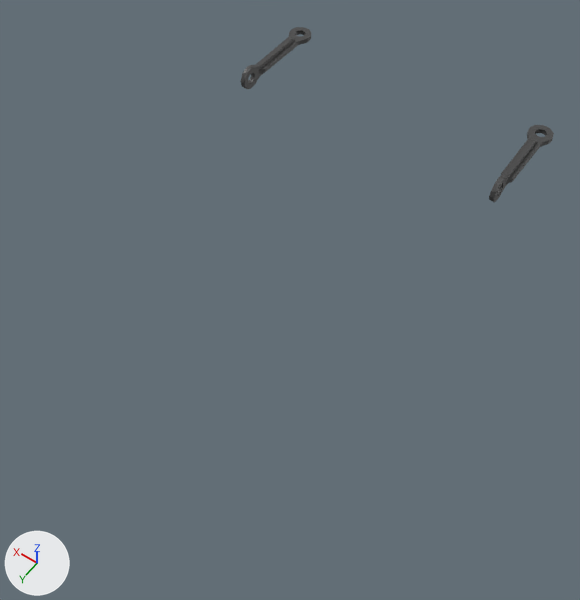
A saved change to the COLLADA model test/testdata/leo4.dae.
Camera for both pictures: a 50 mm lens placed at (-37.3, 29.0, 54.6), pointed at (-14.3, -3.1, 4.2). The lights are fixed; the arrows at lower left show +X, +Y and +Z. Where no turn or scale is listed for an object, it has been applied to the vertices.

The scene before the commit, as lines of its bpy script (objects in view):
```python
me_body1_023 = bpy.data.meshes.new('Body1.023')
me_body1_023.from_pydata(...)  # 220 vertices, 448 faces; spans x -1.0..24.4, y -1.0..8.5, z -1.0..1.0
me_body1_023.materials.append(mat_opaque_128_128_128)  # dark grey #464646
ob_body1_087 = bpy.data.objects.new('Body1.087', me_body1_023)
ob_body1_087.parent = ob_chassis_v3_001
ob_body1_087.location = (0.0, 0.0, 0.0)
ob_body1_087.scale = (10.0, 10.0, 10.0)
ob_chassis_v3_001 = bpy.data.objects.new('Chassis v3.001', None)
ob_chassis_v3_001.parent = ob_chassis_v3_002
ob_chassis_v3_001.location = (-1.17, -15.6, 12.2)
ob_chassis_v3_001.rotation_euler = (3.142, 0.0, 0.0)  # degrees (180, 0, 0)
ob_chassis_v3_001.scale = (-0.1, 0.1, 0.1)
```
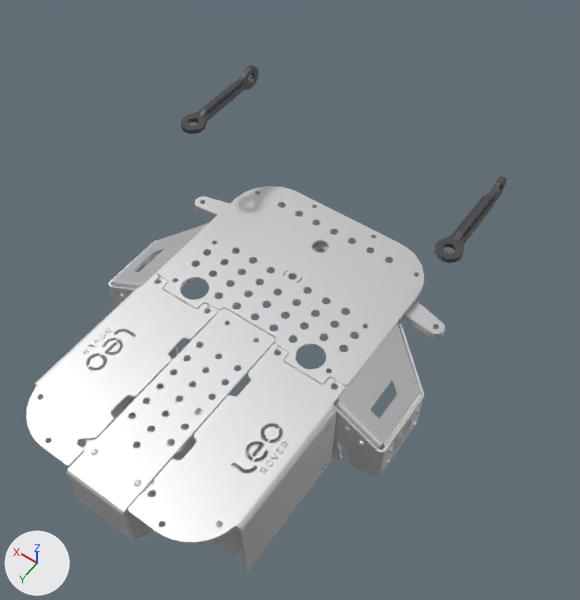
ob_chassis_v3_001 is not drawn itself; it is the parent of ob_body1_087.

The change, as a diff of the scene's bpy script:
```diff
--- a/test/testdata/leo4.dae.py
+++ b/test/testdata/leo4.dae.py
@@ mat_pla__grey @@
+mat_pla__grey = principled_material('PLA (Grey)')
+mat_pla__grey.base_color = (0.8, 0.8, 0.8)  # white #e7e7e7
+mat_pla__grey.metallic = 1.0
@@ me_body1_002 @@
+me_body1_002.from_pydata(...)  # 7994 vertices, 16766 faces; spans x -27.2..0.4, y -12.8..18.1, z -4.1..5.0
+me_body1_002.materials.append(mat_pla__grey)  # white #e7e7e7
@@ ob_chassis_v3_001 @@
 ob_chassis_v3_001.location = (-1.17, -15.6, 12.2)
-ob_chassis_v3_001.rotation_euler = (3.142, 0.0, 0.0)  # degrees (180, 0, 0)
-ob_chassis_v3_001.scale = (-0.1, 0.1, 0.1)
+ob_chassis_v3_001.rotation_euler = (0.0, -3.142, 0.0)  # degrees (0, -180, 0)
+ob_chassis_v3_001.scale = (0.1, 0.1, 0.1)
@@ ob_body1_002 @@
+ob_body1_002 = bpy.data.objects.new('Body1.002', me_body1_002)
+ob_body1_002.location = (0.0, 0.0, 0.0)
```

Location of each change, [x1, y1, x2, y2] in pixels of the pictures (580 x 600 px):
'Body1.002', added
    after: [26, 186, 445, 573]
'Body1.087', turned, rescaled
    before: [241, 27, 554, 202]
    after: [181, 65, 507, 263]
